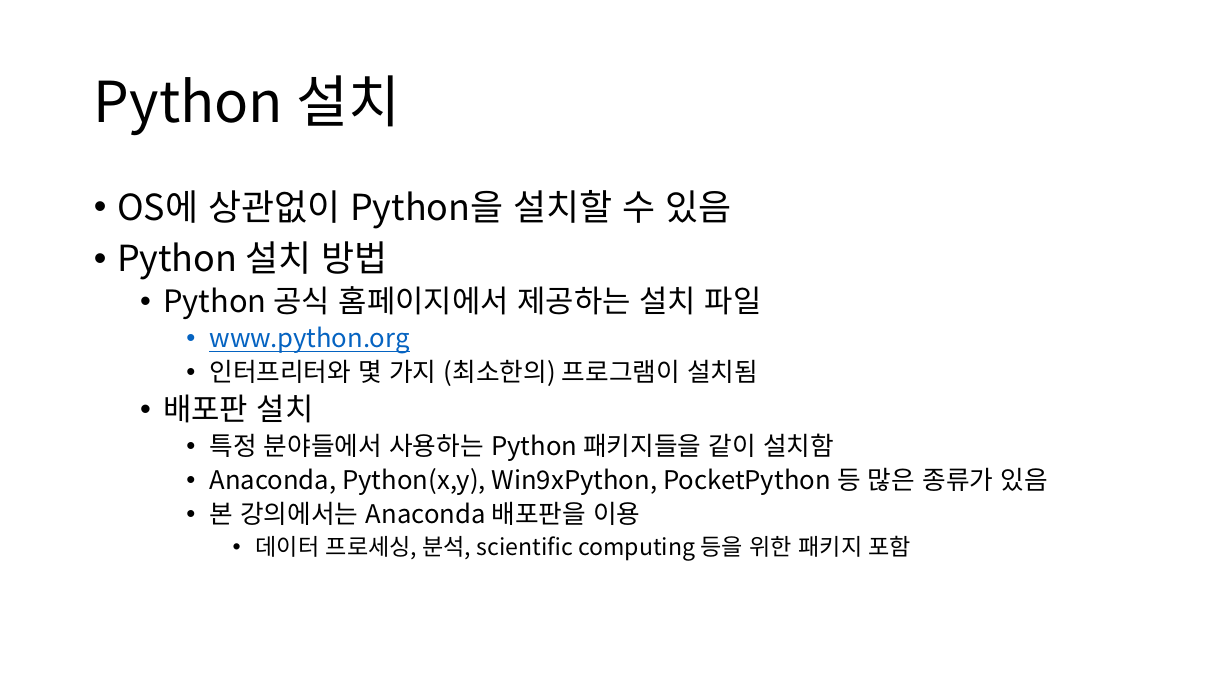
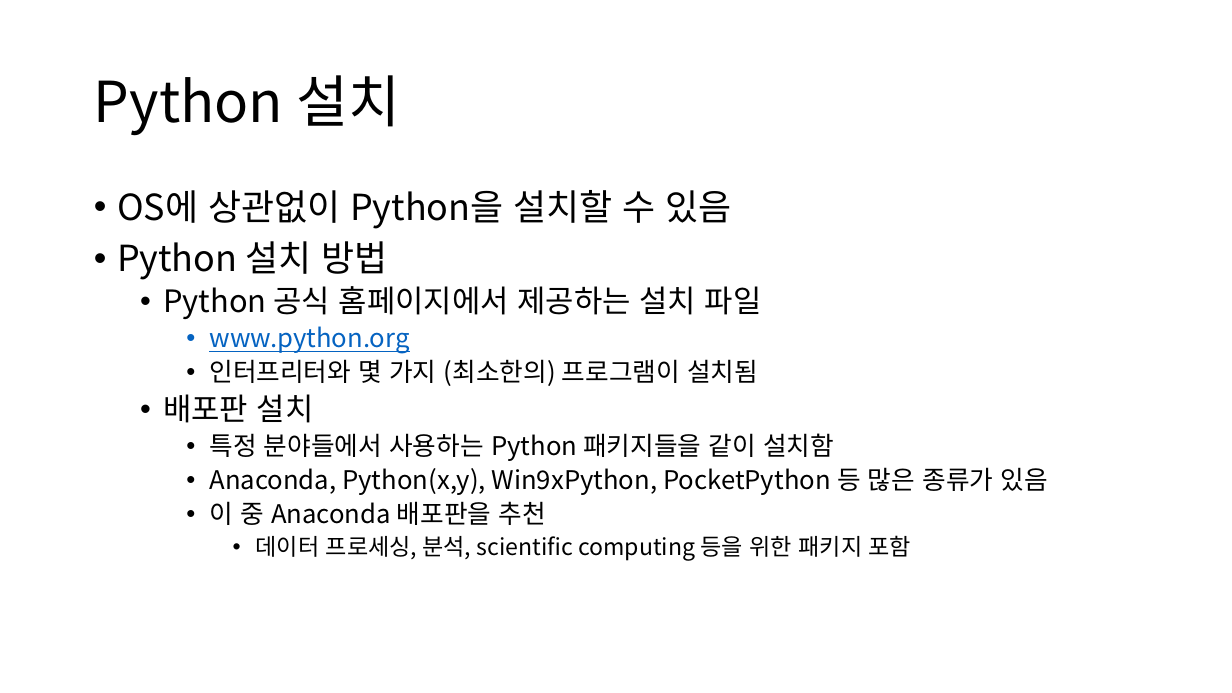
Before and after one commit to ksublee/SPuP, a slide deck: slide 15 of ppt/Python_1_소개.pptx (slide 13 before the commit). Drawn at 1232x693 pixels with LibreOffice and Linux fonts; fonts in the diff are those of the drawing. Boxes give left, top, right and bottom in pixels: in the first picture for what was removed or moved away, otherwise in the second. Text is boxed around its words. In the diff, an @@ line names an element or a change of style, - is before the commit and + after.

```diff
--- a/ppt/Python_1_소개.pptx
+++ b/ppt/Python_1_소개.pptx
@@ text at (209,501,546,525): text changed @@
-    • 본 강의에서는 Anaconda 배포판을 이용
+    • 이 중 Anaconda 배포판을 추천
```
Also in this commit, not shown: 4 other slides changed, 5 slides added.
